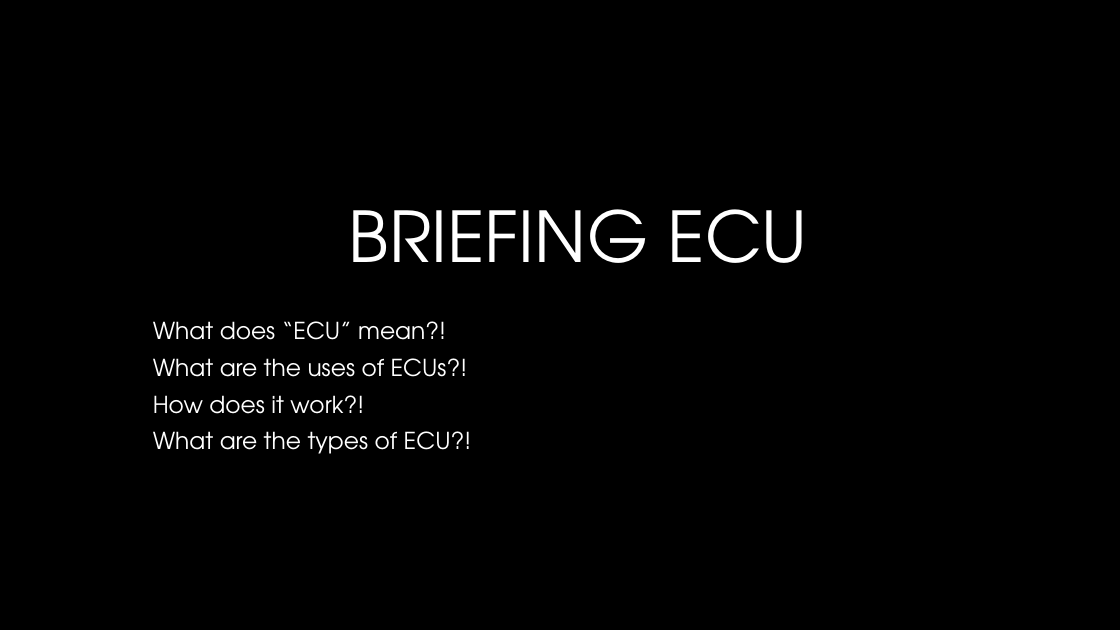
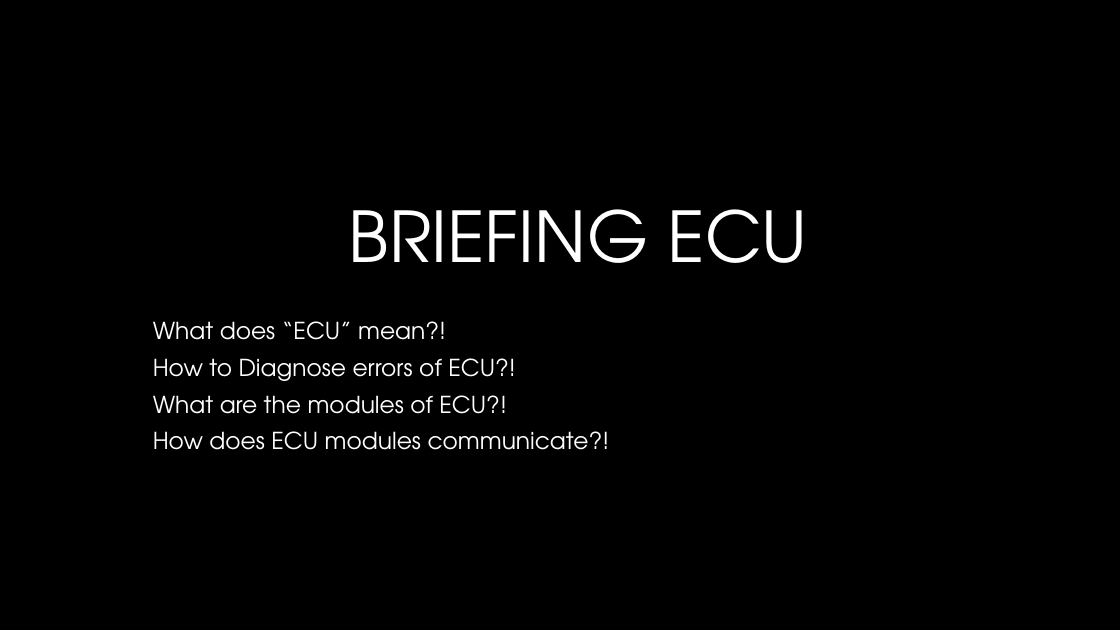
Before and after one commit to M-Yehia/EngineControlUnit-ECU-, a slide deck: slide 1 of Briefing ECU.pptx. Drawn at 1120x630 pixels with LibreOffice and Linux fonts; fonts in the diff are those of the drawing; background and template pictures are left out. Boxes give left, top, right and bottom in pixels: in the first picture for what was removed or moved away, otherwise in the second. Text is boxed around its words. In the diff, an @@ line names an element or a change of style, - is before the commit and + after.

```diff
--- a/Briefing ECU.pptx
+++ b/Briefing ECU.pptx
@@ subtitle at (x1=153, y1=358, x2=610, y2=450): text changed @@
-What are the uses of ECUs?!
-How does it work?!
-What are the types of ECU?!
+How to Diagnose errors of ECU?!
+What are the modules of ECU?!
+How does ECU modules communicate?!
```
Also in this commit, not shown: 2 other slides changed, 1 slide removed.
